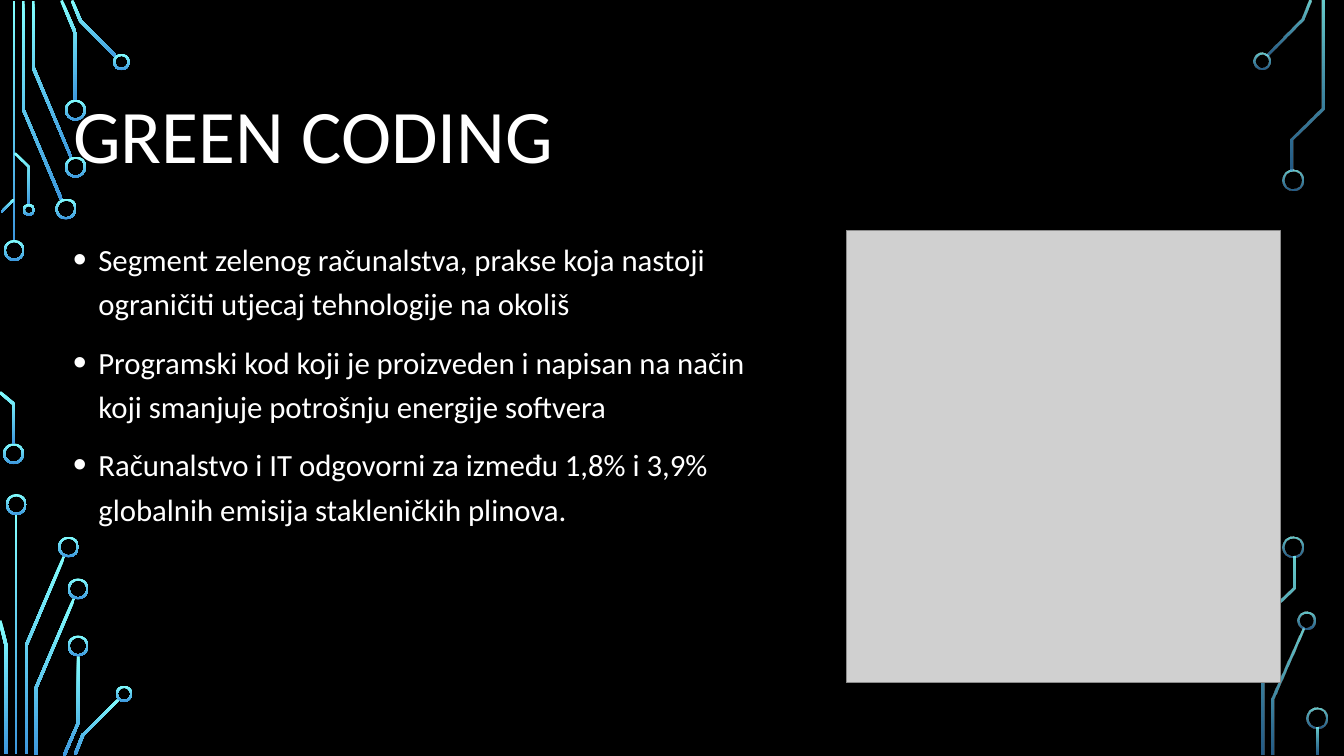
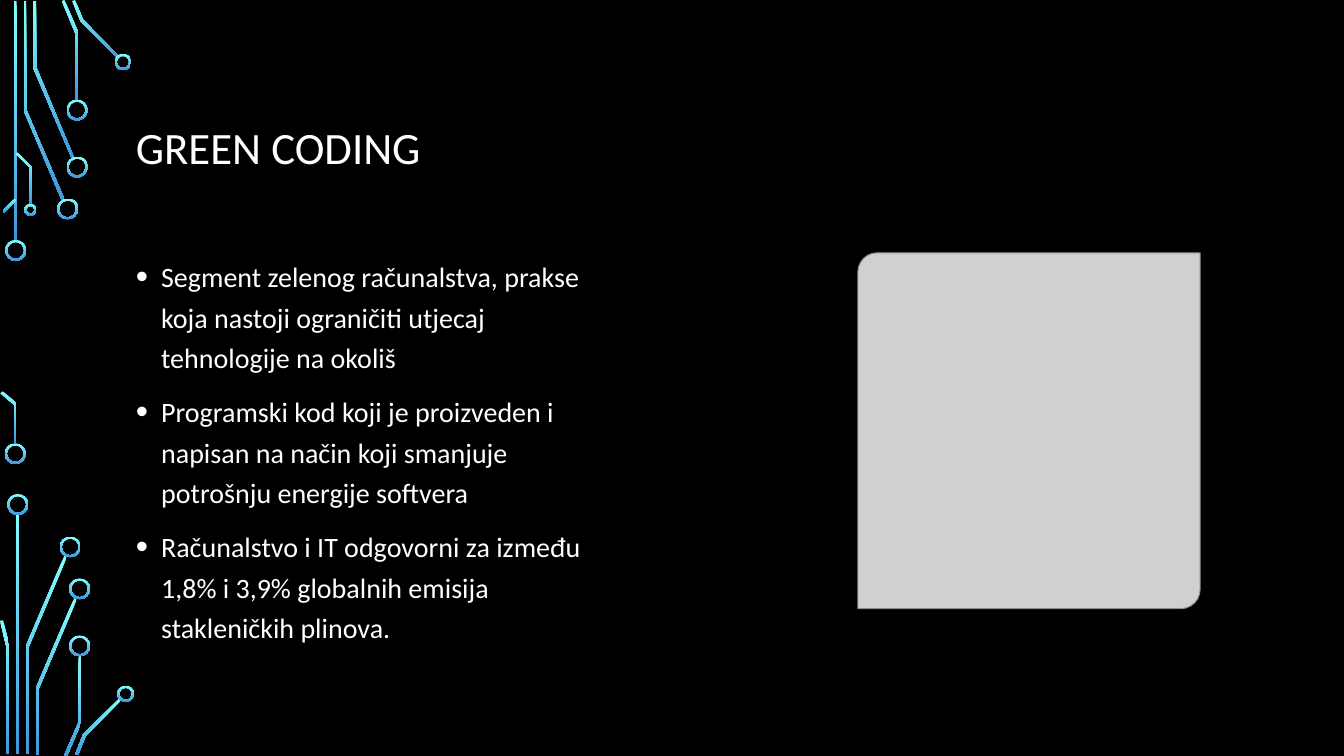
Before and after one commit to MatteoPlisic/Se, a slide deck: slide 2 of Green coding ppt.pptx. Drawn at 1344x756 pixels with LibreOffice and Linux fonts; fonts in the diff are those of the drawing; grey boxes stand for pictures; background and template pictures are left out. Boxes give left, top, right and bottom in pixels: in the first picture for what was removed or moved away, otherwise in the second. Text is boxed around its words. In the diff, an @@ line names an element or a change of style, - is before the commit and + after.

```diff
--- a/Green coding ppt.pptx
+++ b/Green coding ppt.pptx
@@ rectangle added at box(0, 0, 1344, 756), fill #000000 @@
@@ title "GREEN CODING": place and size @@
-title "GREEN CODING" at box(73, 100, 553, 178)
+title "GREEN CODING" at box(136, 135, 420, 165)
@@ title "GREEN CODING" at box(136, 135, 420, 165): size 54 to 32 pt; vertical alignment bottom to middle @@
@@ text "Segment zelenog računalstva, prakse koja ...": place and size @@
-text "Segment zelenog računalstva, prakse koja ..." at box(98, 249, 744, 527)
+text "Segment zelenog računalstva, prakse koja ..." at box(161, 267, 580, 643)
@@ text "Segment zelenog računalstva, prakse koja ..." at box(161, 267, 580, 643): size 22 to 20 pt @@
@@ picture: place and size @@
-picture at box(846, 231, 1280, 683)
+picture at box(858, 253, 1201, 609)
@@ group added at box(0, 0, 134, 756): 24 freeform shapes, 2 rectangles @@
@@ group removed at box(3, 52, 1328, 754): 19 freeform shapes @@
```
Also in this commit, not shown: 21 other slides changed, 4 slides added, 2 slides removed.
